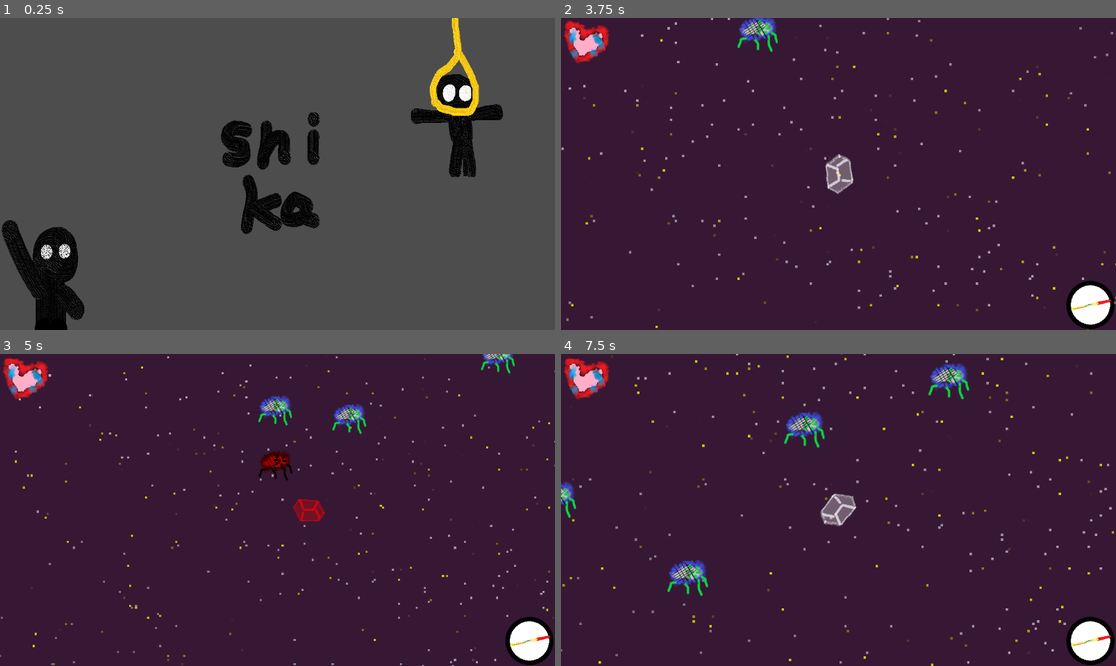
Above: before the commit, frames 1-4 (two rows, left to right).
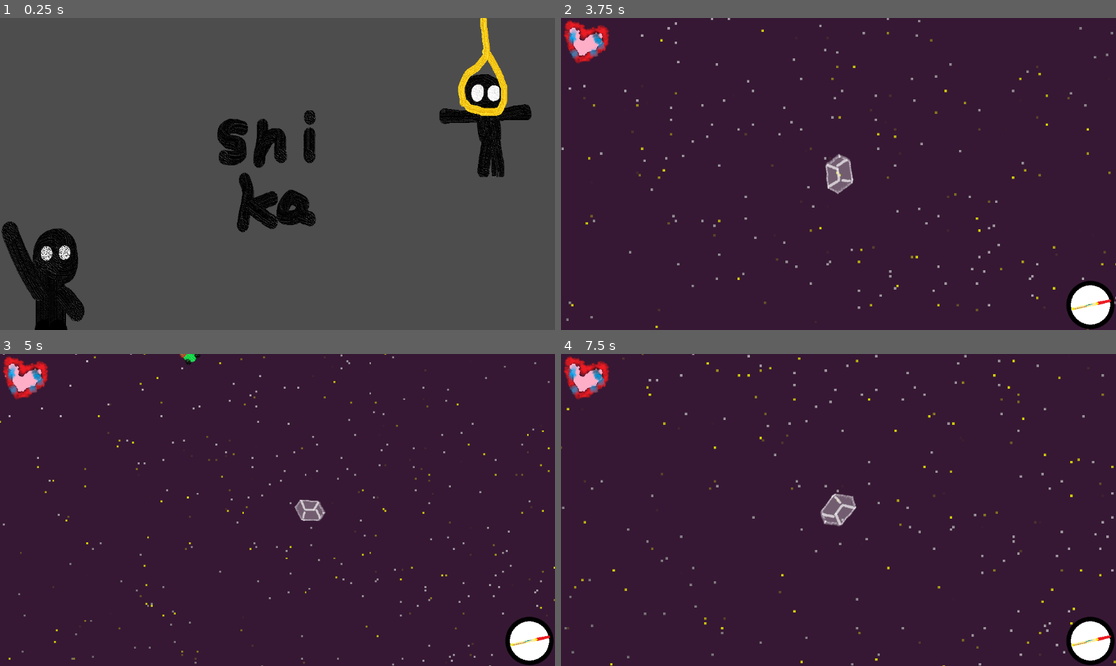
Above: after the commit, the same moments.

Repository: minicago/shika
Game: Godot game, scene res://tscns/main.tscn
Same seed, same stepped clock (60 frames per second), same inputs: the game is played once before the commit and once after it.
Inputs (mouse positions are in pixels of both pictures, inside the frame that each line leads up to; where the layout moved, square brackets give the same spot in the first picture):
- Up to frame 1 (0.25 s): no input
- Up to frame 2 (3.75 s): click (1054, 96) [1027, 96] at 0.5 s; click (610, 273) at 1.25 s; tap Enter at 2 s; move the mouse to (960, 158) at 2.02 s; press the mouse at (960, 158) at 2.03 s; hold Right (right) 2.03-2.78 s; move the mouse to (727, 189) at 2.77 s; release the mouse at (727, 189) at 2.78 s; hold Down (down) 2.78-3.53 s; click (727, 189) at 2.85 s; tap Space at 3.5 s; move the mouse to (894, 105) at 3.52 s; press the mouse at (894, 105) at 3.53 s; hold Right (right) from 3.53 s (still down)
- Up to frame 3 (5 s): move the mouse to (249, 572) at 4.27 s; release Right (right) at 4.28 s; release the mouse at (249, 572) at 4.28 s; hold Up (up) from 4.28 s (still down); click (249, 572) at 4.35 s
- Up to frame 4 (7.5 s): move the mouse to (1005, 556) at 5.02 s; release Up (up) at 5.03 s; press the mouse at (1005, 556) at 5.03 s; hold Left (left) 5.03-6.53 s; move the mouse to (672, 463) at 5.77 s; release the mouse at (672, 463) at 5.78 s; click (672, 463) at 5.85 s; move the mouse to (866, 510) at 6.52 s; press the mouse at (866, 510) at 6.53 s; hold Down (down) 6.53-7.28 s; move the mouse to (755, 432) at 7.27 s; release the mouse at (755, 432) at 7.28 s; hold Right (right) from 7.28 s (still down); click (755, 432) at 7.35 s

The runs differ from the first frame. In frame 1, 6.7% of the frame differs, in the area x 0-96%, y 0-100%; in frame 2, 0.5%; in frame 3, 3.2%; in frame 4, 3.4%.

Commit message:
5 level

Diff:
--- a/scripts/data/register_table.gd
+++ b/scripts/data/register_table.gd
@@ -8,6 +8,8 @@
 static var AI:Dictionary={}
 
 static var obj_data : Dictionary = {}
+
+static var world_info_dic : Dictionary = {}
 
 static func register_obj_data(
 	name,
--- /dev/null
+++ b/scripts/data/world_info.gd
@@ -0,0 +1,65 @@
+extends Node
+class_name World_info
+
+static func _static_init():
+	Register_table.world_info_dic["level1"]={
+		"max_monsters" : 10,
+		"home_dist" : 10000,
+		"init_monster" : [
+
+		],
+		"monster_probility" :{
+			"maggot" : 1,
+		},
+
+	}
+
+	Register_table.world_info_dic["level2"]={
+		"max_monsters" : 15,
+		"home_dist" : 20000,
+		"init_monster" : [
+
+		],
+		"monster_probility" :{
+			"spider" : 1,
+		},
+
+	}
+
+	Register_table.world_info_dic["level3"]={
+		"max_monsters" : 20,
+		"home_dist" : 30000,
+		"init_monster" : [
+
+		],
+		"monster_probility" :{
+			"spider" : 1,
+			"maggot" : 1,
+		},
+
+	}
+
+	Register_table.world_info_dic["level4"]={
+		"max_monsters" : 10,
+		"home_dist" : 30000,
+		"init_monster" : [
+
+		],
+		"monster_probility" :{
+			"maggot" : 3,
+			"butterfly" : 1,
+		},
+
+	}
+
+	Register_table.world_info_dic["level5"]={
+		"max_monsters" : 20,
+		"home_dist" : 30000,
+		"init_monster" : [
+
+		],
+		"monster_probility" :{
+			"butterfly" : 1,
+		},
+
+	}
--- a/scripts/function/AIs/monster_AI.gd
+++ b/scripts/function/AIs/monster_AI.gd
@@ -13,9 +13,14 @@
 
 static var spider_AI = func(_self:Obj_function ,delta):
 	if _self.timer_get("spider_AI",0) == 0:
-		if _self.speed.length() == 0 : _self.speed = Vector2(500.0, 0)
+		if _self.speed.length() == 0 : _self.speed = Vector2(_self.get_addon_info("AI_speed"), 0)
 		else : _self.speed = Vector2(0.0, 0.0)
 		_self.timer_set("spider_AI", _self.get_addon_info("spider_AI_cool_time"))
+
+static var maggot_AI = func(_self:Obj_function ,delta):
+	_self.speed.x += _self.get_addon_info("power") * delta
+	_self.speed = _self.speed * exp(- _self.get_addon_info("resist") * delta)
+
 
 static var abandon_AI = func(_self:Obj_function ,delta):
 	var world:World = _self.get_father()
@@ -23,7 +28,27 @@
 	if (_self.position-rider_pos).length() > _self.get_addon_info("abandon_dist") :
 		_self.kill()
 
+static var butterfly_AI = func(_self:Obj_function ,delta):
+	if _self.timer_get("butterfly_round",0) > 0.0:
+		_self.speed = Vector2(_self.get_addon_info("butterfly_round_speed") , 0.0)
+		_self.toward = _self.toward.rotated(_self.get_addon_info("rotation_speed") * delta)
+
+	else :
+		_self.speed = Vector2(_self.get_addon_info("butterfly_dash_speed") , 0.0)
+		var world:World = _self.get_father()
+		var rider_pos = world.get_rider().get_obj_position()
+		_self.toward = (rider_pos - _self.position ).normalized()
+		if (rider_pos - _self.position).length() < _self.get_addon_info("butterfly_round_dist") :
+			_self.timer_set("butterfly_round", _self.get_addon_info("butterfly_round_time"))
+			_self.toward = _self.toward.rotated(- PI / 2)
+
+static var suicide_AI = func(_self:Obj_function ,delta):
+	_self.call_handler("take_damage", {"damage" : _self.get_addon_info("suicide_damage") * delta, "ignore_invincible" : true})
+
 static func _static_init():
 	Register_table.AI["follow"] = follow_AI
 	Register_table.AI["spider"] = spider_AI
+	Register_table.AI["maggot"] = maggot_AI
+	Register_table.AI["butterfly"] = butterfly_AI
+	Register_table.AI["suicide"] = suicide_AI
 	Register_table.AI["abandon"] = abandon_AI
--- a/scripts/function/objs/monster.gd
+++ b/scripts/function/objs/monster.gd
@@ -2,14 +2,16 @@
 class_name Monster_function
 
 static func _static_init():
+# spider
+
 	Register_table.register_obj_data(
-		"monster",
+		"spider",
 
 		{
 			"spinable" : false,
 			"maxhealth" : 100.0,
 			"health" : 100.0,
-			"UI_instance_path" : "res://tscns/objs/monster/1.tscn"
+			"UI_instance_path" : "res://tscns/objs/monster/spider.tscn"
 		},
 
 		{
@@ -20,12 +22,13 @@
 			"attack" : 10.0,
 
 			"hurt_time" : 0.2,
-			"invincible_time" : 0.0,
+			"invincible_time" : 0.2,
 
 			"spider_AI_cool_time" : 0.5,
 			"follow_AI_cool_time" : 1.0,
 			"follow_AI_miss_rate" : 0.5,
 			"abandon_dist" : 2000.0,
+			"AI_speed" : 1000.0,
 
 			"take_damage" : Register_table.handlers["take_damage"],
 			"die" : Register_table.handlers["die"],
@@ -44,4 +47,99 @@
 			"rider",
 		],
 	)
+
+# maggot
+
+	Register_table.register_obj_data(
+		"maggot",
+
+		{
+			"spinable" : true,
+			"maxhealth" : 100.0,
+			"health" : 100.0,
+			"UI_instance_path" : "res://tscns/objs/monster/maggot.tscn"
+		},
+
+		{
+			"box" : 10.0,
+			"mass" : 8.0,
+
+			"type" : "monster",
+			"attack" : 10.0,
+
+			"hurt_time" : 0.2,
+			"invincible_time" : 0.2,
+
+			"follow_AI_cool_time" : 0.1,
+			"follow_AI_miss_rate" : 0.0,
+			"power" : 2000.0,
+			"resist" : 10,
+			"abandon_dist" : 2000.0,
+			"suicide_damage" : 20.0,
+
+			"take_damage" : Register_table.handlers["take_damage"],
+			"die" : Register_table.handlers["die"],
+		},
+
+		[
+			"follow",
+			"maggot",
+			"abandon",
+			"modulate_hurt",
+			"suicide",
+		],
+
+		[
+			"once",
+			"box",
+			"rider",
+		],
+	)
+
+#butterfly
+
+	Register_table.register_obj_data(
+		"butterfly",
+
+		{
+			"spinable" : true,
+			"maxhealth" : 100.0,
+			"health" : 100.0,
+			"UI_instance_path" : "res://tscns/objs/monster/butterfly.tscn"
+		},
+
+		{
+			"type" : "monster",
+			"attack" : 10.0,
+
+			"hurt_time" : 0.2,
+			"invincible_time" : 0.2,
+			"abandon_dist" : 2000.0,
+
+			"butterfly_round_time" : 1.0,
+			"butterfly_round_dist" : 200,
+			"butterfly_dash_speed" : 1400.0,
+			"rotation_speed" : 2.0 * PI,
+			"butterfly_round_speed" : 2000.0,
+			"suicide_damage" : 20.0,
+			"die_call" : ["maggot"],
+
+			"take_damage" : Register_table.handlers["take_damage"],
+			"die" : Register_table.handlers["die_call"],
+
+		},
+
+		[
+			"butterfly",
+			"abandon",
+			"modulate_hurt",
+			"suicide",
+		],
+
+		[
+			"once",
+			"rider",
+		],
+	)
+
 	print("monster function static init done")
--- a/scripts/function/otherHandlersBoot.gd
+++ b/scripts/function/otherHandlersBoot.gd
@@ -11,12 +11,22 @@
 			_self.call_handler("die", {})
 		if _self.health > _self.maxhealth :
 			_self.health = _self.maxhealth
-		_self.timer_set("hurt", _self.addon_info.get("hurt_time", 0.0))
+		if not ignore_invincible:_self.timer_set("hurt", _self.addon_info.get("hurt_time", 0.0))
 		if not ignore_invincible:_self.timer_set("invincible", _self.addon_info.get("invincible_time",0.0))
 
 static var die_handler = func(_self : Obj_function, value):
 	_self.kill()
 
+
+
+static var die_call_handler = func(_self : Obj_function, value):
+	var world:World = _self.get_father()
+	for son in _self.get_addon_info("die_call"):
+		var monster:Obj = world.instance_monster(son)
+		monster.set_obj_position(_self.get_obj_position())
+	_self.kill()
+
 static func _static_init():
 	Register_table.handlers["take_damage"] = take_damage_handler
 	Register_table.handlers["die"] = die_handler
+	Register_table.handlers["die_call"] = die_call_handler
--- a/scripts/function/staticBoot.gd
+++ b/scripts/function/staticBoot.gd
@@ -5,3 +5,4 @@
 	AIStaticBoot
 	BumpHandlerBoot
 	OtherHandlerBoot
+	World_info
--- a/scripts/function/world.gd
+++ b/scripts/function/world.gd
@@ -5,6 +5,7 @@
 var home : Obj
 var lowlevel : World
 
+var init_flag:bool = true
 var monsters:Array
 var world_info:Dictionary = {}
 var rider_data:Dictionary = Register_table.obj_data["rider"]
@@ -16,20 +17,26 @@
 	return home
 
 func lose():
+	if get_rider() == null : return false
 	return not get_rider().alive
 
 func win():
+	if get_rider() == null : return false
 	return get_rider().get_addon_info("win",false)
 
 func set_world_info(value :Dictionary):
 	world_info = value
+	instance_home()
+
 
 func set_rider_data(value : Dictionary):
 	rider_data = value
+	instance_rider()
 
 func instance_rider():
 	rider = Obj.new()
-	Register_table.obj_data["customized"] = rider_data
+	Register_table.obj_data["customized"] = rider_data.duplicate(true)
+	#print(Register_table.obj_data["customized"])
 	rider.obj_init("customized",null,lowlevel)
 
 func instance_home():
@@ -38,11 +45,12 @@
 	home.set_obj_position(world_info.get("home_dist", 10000)*Vector2(1.0,0).rotated(randf_range(0,2*PI)))
 
 func instance_monster(name = "monster"):
-	# print("instance")
 	var monster = Obj.new()
 	monster.obj_init(name,null,lowlevel)
-	monster.set_obj_position(randf_range(1000.0,1500.0)*get_rider().get_toward().rotated(randf_range(-0.3*PI,0.3*PI))+get_rider().get_obj_position())
+	monster.set_obj_position(randf_range(1200.0,1500.0)*get_rider().get_toward().rotated(randf_range(-0.3*PI,0.3*PI))+get_rider().get_obj_position())
 	monsters.append(monster)
+	monster.call_handler("monster_init" , monsters)
+	return monster
 
 func get_objs() -> Array[Obj]:
 	return lowlevel.get_objs()
@@ -56,16 +64,22 @@
 		var maxprob = 0
 		for monster_type in monster_dic:
 			maxprob += monster_dic[monster_type]
-		var prob = randi_range(0,maxprob - 1)
+		var prob = randi_range(0 , maxprob - 1)
 		for monster_type in monster_dic:
-			if maxprob < monster_dic[monster_type]:
+			if prob < monster_dic[monster_type]:
 				instance_monster(monster_type)
 				break
 			else :
-				maxprob -= monster_dic[monster_type]
-		instance_monster()
+				prob -= monster_dic[monster_type]
+
+func init_manager():
+	if  init_flag :
+		for monster in world_info.get("init_monster",[]):
+			instance_monster(monster)
+		init_flag = false
 
 func function_process(delta):
+	init_manager()
 	Bump_manager.manager_process(get_objs(), delta)
 	monster_manager()
 
--- a/scripts/lowlevel/game.gd
+++ b/scripts/lowlevel/game.gd
@@ -5,22 +5,32 @@
 @onready var world_UI : World_UI = $SubViewportContainer/World
 @onready var homepointer : Homepointer = $Homepointer
 @onready var healthBar : HealthBar = $HealthBar
+var rider_data
+var world_info
+
+func game_init(_rider_data, _world_info):
+	rider_data = _rider_data
+	world_info = _world_info
+
 
 func _ready():
 	world.world_init("res://tscns/world.tscn",world_UI)
+	world.set_rider_data(rider_data)
+	world.set_world_info(world_info)
 	homepointer.bind(world)
 	healthBar.bind(world)
 	print("OK")
 
+func game_result():
+	if world.win():
+		return {"result" : "win"}
+	if world.lose():
+		return {"result" : "lose"}
+	return {"result" : "running"}
+
 func _process(delta):
 	if world == null : return
 	$SubViewportContainer/World.size = get_viewport().size
-	if world.win() :
-		all_free()
-		pass
-	elif world.lose():
-		all_free()
-		pass
 	# $SubViewportContainer.rect = ( get_viewport_rect() )
 	pass
 
--- a/scripts/lowlevel/main.gd
+++ b/scripts/lowlevel/main.gd
@@ -1,10 +1,12 @@
 extends Control
 class_name Main
 var game : Game
+var level = 1
 
 # Called when the node enters the scene tree for the first time.
-@onready var gameBegin:TextureButton = $gameBegin
+@onready var gameBegin:TextureButton = $index/gameBegin
 @onready var audioStreamPlayer2D:AudioStreamPlayer2D = $AudioStreamPlayer2D
+@onready var index = $index
 func _ready():
 	gameBegin.pressed.connect(game_Begin_pressed)
 	pass # Replace with function body.
@@ -12,19 +14,25 @@
 func game_Begin_pressed():
 	if game != null : game.all_free()
 	game = preload("res://tscns/game.tscn").instantiate()
-	get_tree().root.add_child(game)
+	game.game_init(Register_table.obj_data["rider"], Register_table.world_info_dic["level"+str(level)])
+	add_child(game)
+	index.visible = false
+	audioStreamPlayer2D.stream_paused = true
 
-
+func game_manager():
+	if game != null:
+		var result = game.game_result()
+		if result.get("result", "running") != "running" :
+			remove_child(game)
+			game.all_free()
+			index.visible = true
+			audioStreamPlayer2D.stream_paused = false
+			if result.get("result") == "win" :
+				level += 1
+				if level > 5 : level = 5
 
 # Called every frame. 'delta' is the elapsed time since the previous frame.
 func _process(delta):
-	if game != null :
-		visible = false
-		audioStreamPlayer2D.stream_paused = true
-	else :
-		visible = true
-		audioStreamPlayer2D.stream_paused = false
-	if game == null:
-		if get_tree().root.find_child("Game"):
-			get_tree().root.remove_child(game)
+	#index.size = size
+	game_manager()
 	pass
--- a/scripts/lowlevel/world.gd
+++ b/scripts/lowlevel/world.gd
@@ -26,6 +26,10 @@
 func instance_home():
 	return function.instance_home()
 
+func instance_monster(name):
+	return function.instance_monster(name)
+	pass
+
 func lose():
 	return function.lose()
 
@@ -33,16 +37,15 @@
 	return function.win()
 
 func world_init(path : String ,binder : World_UI = null, father = null):
+	print(path)
 	if binder == null :
-		UI = load(path).instance()
+		UI = load(path).instantiate()
 		if father != null : father.add_child(UI)
 	else :
 		UI = binder
 	function = World_function.new()
 	UI.lowlevel = self
 	function.lowlevel = self
-	instance_rider()
-	instance_home()
 
 func function_process(delta):
 	return function.function_process(delta)
--- a/tscns/game.tscn
+++ b/tscns/game.tscn
@@ -1,9 +1,10 @@
-[gd_scene load_steps=5 format=3 uid="uid://cw1oyaalnb623"]
+[gd_scene load_steps=6 format=3 uid="uid://cw1oyaalnb623"]
 
 [ext_resource type="Script" path="res://scripts/lowlevel/game.gd" id="1_af18y"]
 [ext_resource type="PackedScene" uid="uid://otrd3idnjn42" path="res://tscns/world.tscn" id="1_wa883"]
 [ext_resource type="PackedScene" uid="uid://bp3qmw0e3fno0" path="res://tscns/UIcontrol/homepointer.tscn" id="3_1awke"]
 [ext_resource type="PackedScene" uid="uid://blg0dgii3unks" path="res://tscns/UIcontrol/healthBar.tscn" id="3_c1vsl"]
+[ext_resource type="AudioStream" uid="uid://di16i5fl75r21" path="res://voices/main.mp3" id="5_jqtff"]
 
 [node name="Game" type="Control"]
 layout_mode = 3
@@ -43,3 +44,7 @@
 [node name="World" parent="SubViewportContainer" instance=ExtResource("1_wa883")]
 handle_input_locally = false
 render_target_update_mode = 4
+
+[node name="AudioStreamPlayer2D" type="AudioStreamPlayer2D" parent="."]
+stream = ExtResource("5_jqtff")
+autoplay = true
--- a/tscns/main.tscn
+++ b/tscns/main.tscn
@@ -17,43 +17,55 @@
 grow_vertical = 2
 script = ExtResource("1_cjdlo")
 
-[node name="gameBegin" type="TextureButton" parent="."]
+[node name="AudioStreamPlayer2D" type="AudioStreamPlayer2D" parent="."]
+stream = ExtResource("5_w54yq")
+autoplay = true
+
+[node name="index" type="Control" parent="."]
 layout_mode = 1
-anchors_preset = 2
-anchor_top = 1.0
+anchors_preset = 15
+anchor_right = 1.0
 anchor_bottom = 1.0
-offset_top = -235.0
-offset_right = 218.0
-grow_vertical = 0
-texture_normal = ExtResource("2_imniw")
-texture_hover = ExtResource("2_dvauj")
+offset_right = -1152.0
+offset_bottom = -648.0
+grow_horizontal = 2
+grow_vertical = 2
 
-[node name="Shika" type="TextureRect" parent="."]
+[node name="Shika" type="TextureRect" parent="index"]
 layout_mode = 1
 anchors_preset = 8
 anchor_left = 0.5
 anchor_top = 0.5
 anchor_right = 0.5
 anchor_bottom = 0.5
-offset_left = -128.0
-offset_top = -128.0
-offset_right = 128.0
-offset_bottom = 128.0
+offset_left = 440.0
+offset_top = 192.0
+offset_right = 696.0
+offset_bottom = 448.0
 grow_horizontal = 2
 grow_vertical = 2
 texture = ExtResource("3_0s3ke")
 
-[node name="AudioStreamPlayer2D" type="AudioStreamPlayer2D" parent="."]
-stream = ExtResource("5_w54yq")
-autoplay = true
-
-[node name="workshop" type="TextureButton" parent="."]
+[node name="workshop" type="TextureButton" parent="index"]
 layout_mode = 1
 anchors_preset = 1
 anchor_left = 1.0
 anchor_right = 1.0
-offset_left = -218.0
-offset_bottom = 235.0
+offset_left = 840.0
+offset_right = 1211.0
+offset_bottom = 330.0
 grow_horizontal = 0
 texture_normal = ExtResource("6_6m4u7")
 texture_hover = ExtResource("7_wnsa3")
+
+[node name="gameBegin" type="TextureButton" parent="index"]
+layout_mode = 1
+anchors_preset = 2
+anchor_top = 1.0
+anchor_bottom = 1.0
+offset_top = 416.0
+offset_right = 218.0
+offset_bottom = 651.0
+grow_vertical = 0
+texture_normal = ExtResource("2_imniw")
+texture_hover = ExtResource("2_dvauj")
--- /dev/null
+++ b/tscns/objs/monster/butterfly.tscn
@@ -0,0 +1,26 @@
+[gd_scene load_steps=3 format=3 uid="uid://bchqlwa13keaa"]
+
+[ext_resource type="Script" path="res://scripts/UI/obj.gd" id="1_y7pms"]
+[ext_resource type="Texture2D" uid="uid://bnn08t7sv4o40" path="res://images/monster/butterfly.png" id="2_vubja"]
+
+[node name="Obj" type="Node2D"]
+script = ExtResource("1_y7pms")
+
+[node name="Image" type="TextureRect" parent="."]
+anchors_preset = 8
+anchor_left = 0.5
+anchor_top = 0.5
+anchor_right = 0.5
+anchor_bottom = 0.5
+offset_left = -20.0
+offset_top = -20.0
+offset_right = 20.0
+offset_bottom = 20.0
+grow_horizontal = 2
+grow_vertical = 2
+texture = ExtResource("2_vubja")
+
+[node name="Polygon2D" type="Polygon2D" parent="."]
+self_modulate = Color(1, 1, 1, 0)
+position = Vector2(6.66667, 8)
+polygon = PackedVector2Array(33.3333, -48, 33.3333, -48, 33.3333, -8, 33.3333, -8, 25.3333, 32, -38.6667, 32, -54.6667, -40, -54.6667, -40, -6.66667, -40, 33.3333, -48)
--- /dev/null
+++ b/tscns/objs/monster/maggot.tscn
@@ -0,0 +1,27 @@
+[gd_scene load_steps=3 format=3 uid="uid://fmftwufw7e1t"]
+
+[ext_resource type="Script" path="res://scripts/UI/obj.gd" id="1_mtdgu"]
+[ext_resource type="Texture2D" uid="uid://dsqg6t0cdtxu4" path="res://images/monster/maggot.png" id="2_y5g1o"]
+
+[node name="Obj" type="Node2D"]
+script = ExtResource("1_mtdgu")
+
+[node name="Image" type="TextureRect" parent="."]
+anchors_preset = 8
+anchor_left = 0.5
+anchor_top = 0.5
+anchor_right = 0.5
+anchor_bottom = 0.5
+offset_left = -20.0
+offset_top = -20.0
+offset_right = 20.0
+offset_bottom = 20.0
+grow_horizontal = 2
+grow_vertical = 2
+texture = ExtResource("2_y5g1o")
+
+[node name="Polygon2D" type="Polygon2D" parent="."]
+self_modulate = Color(1, 1, 1, 0)
+position = Vector2(-6.96296, 32)
+scale = Vector2(0.555556, 2)
+polygon = PackedVector2Array(25.3333, -40, 25.3333, -40, 41.3333, -16, 41.3333, -16, 41.3333, -16, -1.86667, 8, -16.2667, -16, -16.2667, -16, -16.2667, -36, 25.3333, -40)
--- a/tscns/objs/monster/1.tscn
+++ b/tscns/objs/monster/spider.tscn
@@ -1,9 +1,9 @@
 [gd_scene load_steps=3 format=3 uid="uid://dorkvu73h75aq"]
 
 [ext_resource type="Script" path="res://scripts/UI/obj.gd" id="1_j08nd"]
-[ext_resource type="Texture2D" uid="uid://h21lu8qvvw08" path="res://images/monster/1.png" id="2_8t1mt"]
+[ext_resource type="Texture2D" uid="uid://h21lu8qvvw08" path="res://images/monster/spider.png" id="2_8t1mt"]
 
-[node name="Home" type="Node2D"]
+[node name="Obj" type="Node2D"]
 script = ExtResource("1_j08nd")
 
 [node name="Image" type="TextureRect" parent="."]
Binary file added: images/monster/butterfly.png
Not shown, added: images/monster/butterfly.png.import
Binary file added: images/monster/loong.png
Not shown, added: images/monster/loong.png.import
Binary file added: images/monster/maggot.png
Not shown, changed: images/monster/maggot.png.import
Renamed: images/monster/1.png -> images/monster/spider.png
Not shown, added: images/monster/spider.png.import
Not shown, added: voices/main.mp3.import
Not shown, added: voices/main.mp3
